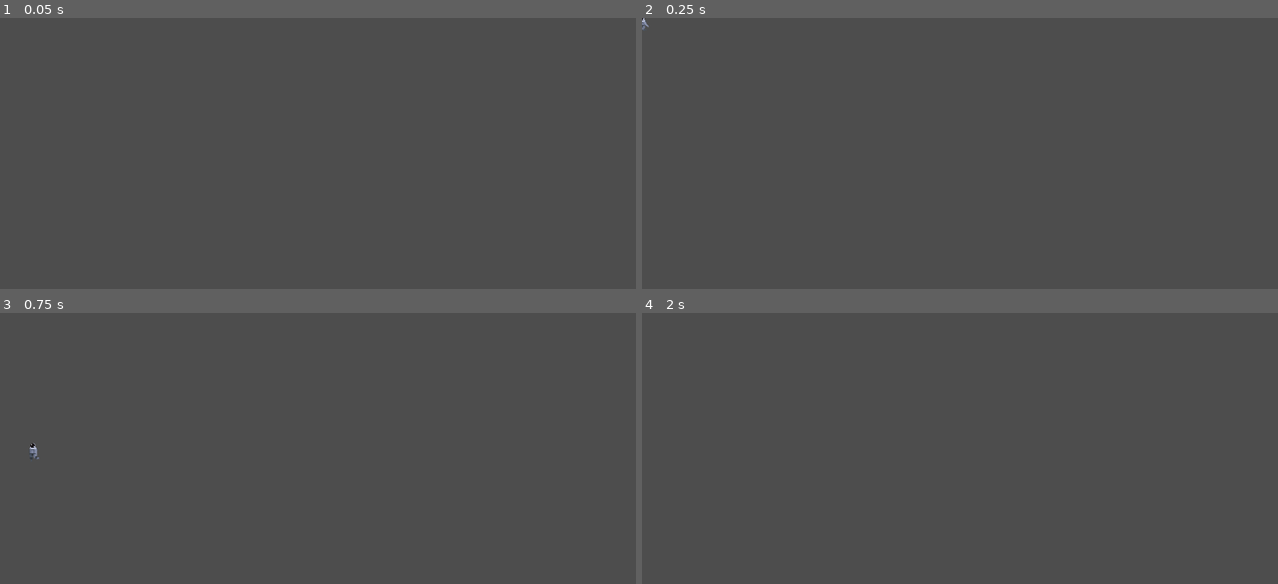
Above: before the commit, frames 1-4 (two rows, left to right).
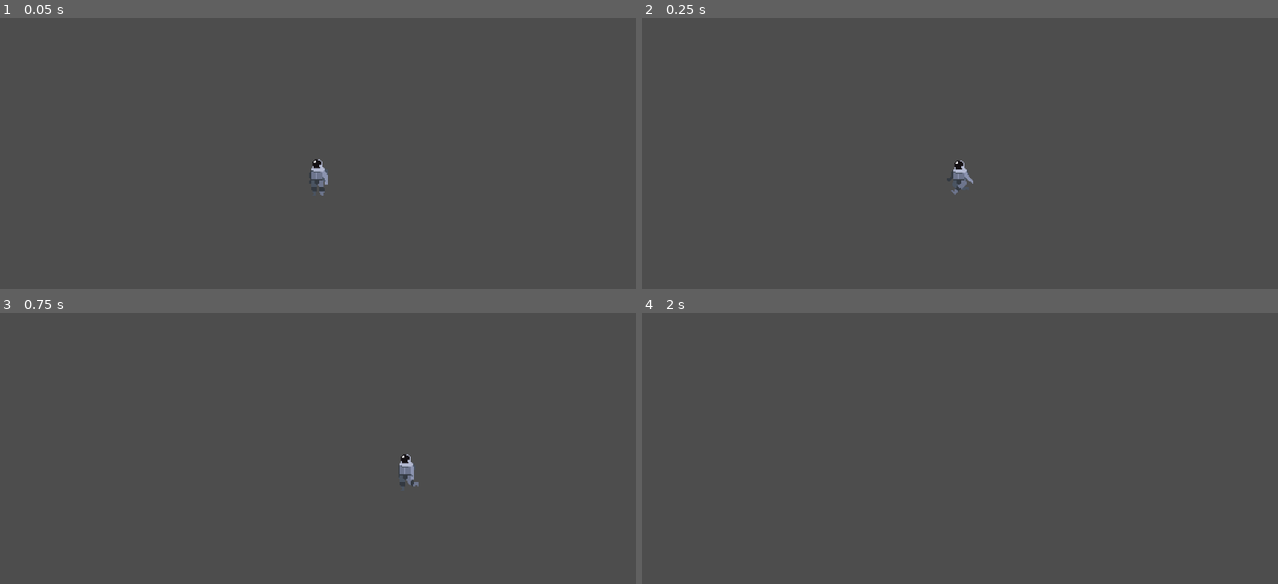
Above: after the commit, the same moments.

Repository: brycekrause/Planet-Heatwave
Game: Godot game, scene res://scenes/game.tscn
Same seed, same stepped clock (60 frames per second), same inputs: the game is played once before the commit and once after it.
Inputs:
- Up to frame 1 (0.05 s): no input
- Up to frame 2 (0.25 s): no input
- Up to frame 3 (0.75 s): tap Enter (ui_accept) at 0.5, 0.6 s; hold Right (ui_right) from 0.53 s (still down)
- Up to frame 4 (2 s): keep holding Right (ui_right); tap Enter (ui_accept) at 0.77, 1.07, 1.35, 1.52, 1.82 s

The runs differ from the first frame. In frame 1, 0.2% of the frame differs, in the area x 48-52%, y 52-66%; in frame 2, 0.2%; in frame 3, 0.3%, in the area x 4-66%, y 47-65%; in frame 4, nothing differs.

Commit message:
player movement

Diff:
--- a/planet-heatwave/project.godot
+++ b/planet-heatwave/project.godot
@@ -15,6 +15,33 @@
 config/features=PackedStringArray("4.3", "Forward Plus")
 config/icon="res://icon.svg"
 
+[input]
+
+move_left={
+"deadzone": 0.5,
+"events": [Object(InputEventKey,"resource_local_to_scene":false,"resource_name":"","device":0,"window_id":0,"alt_pressed":false,"shift_pressed":false,"ctrl_pressed":false,"meta_pressed":false,"pressed":false,"keycode":0,"physical_keycode":65,"key_label":0,"unicode":0,"location":0,"echo":false,"script":null)
+, Object(InputEventKey,"resource_local_to_scene":false,"resource_name":"","device":0,"window_id":0,"alt_pressed":false,"shift_pressed":false,"ctrl_pressed":false,"meta_pressed":false,"pressed":false,"keycode":0,"physical_keycode":4194319,"key_label":0,"unicode":0,"location":0,"echo":false,"script":null)
+]
+}
+move_right={
+"deadzone": 0.5,
+"events": [Object(InputEventKey,"resource_local_to_scene":false,"resource_name":"","device":0,"window_id":0,"alt_pressed":false,"shift_pressed":false,"ctrl_pressed":false,"meta_pressed":false,"pressed":false,"keycode":0,"physical_keycode":68,"key_label":0,"unicode":0,"location":0,"echo":false,"script":null)
+, Object(InputEventKey,"resource_local_to_scene":false,"resource_name":"","device":0,"window_id":0,"alt_pressed":false,"shift_pressed":false,"ctrl_pressed":false,"meta_pressed":false,"pressed":false,"keycode":0,"physical_keycode":4194321,"key_label":0,"unicode":0,"location":0,"echo":false,"script":null)
+]
+}
+move_up={
+"deadzone": 0.5,
+"events": [Object(InputEventKey,"resource_local_to_scene":false,"resource_name":"","device":0,"window_id":0,"alt_pressed":false,"shift_pressed":false,"ctrl_pressed":false,"meta_pressed":false,"pressed":false,"keycode":0,"physical_keycode":87,"key_label":0,"unicode":0,"location":0,"echo":false,"script":null)
+, Object(InputEventKey,"resource_local_to_scene":false,"resource_name":"","device":0,"window_id":0,"alt_pressed":false,"shift_pressed":false,"ctrl_pressed":false,"meta_pressed":false,"pressed":false,"keycode":0,"physical_keycode":4194320,"key_label":0,"unicode":0,"location":0,"echo":false,"script":null)
+]
+}
+move_down={
+"deadzone": 0.5,
+"events": [Object(InputEventKey,"resource_local_to_scene":false,"resource_name":"","device":0,"window_id":0,"alt_pressed":false,"shift_pressed":false,"ctrl_pressed":false,"meta_pressed":false,"pressed":false,"keycode":0,"physical_keycode":83,"key_label":0,"unicode":0,"location":0,"echo":false,"script":null)
+, Object(InputEventKey,"resource_local_to_scene":false,"resource_name":"","device":0,"window_id":0,"alt_pressed":false,"shift_pressed":false,"ctrl_pressed":false,"meta_pressed":false,"pressed":false,"keycode":0,"physical_keycode":4194322,"key_label":0,"unicode":0,"location":0,"echo":false,"script":null)
+]
+}
+
 [rendering]
 
 textures/canvas_textures/default_texture_filter=0
--- a/planet-heatwave/scenes/game.tscn
+++ b/planet-heatwave/scenes/game.tscn
@@ -5,3 +5,7 @@
 [node name="Game" type="Node2D"]
 
 [node name="CharacterBody2D" parent="." instance=ExtResource("1_3jyop")]
+
+[node name="Camera2D" type="Camera2D" parent="."]
+scale = Vector2(50, 50)
+zoom = Vector2(2, 2)
--- a/planet-heatwave/scripts/player.gd
+++ b/planet-heatwave/scripts/player.gd
@@ -1,25 +1,11 @@
 extends CharacterBody2D
 
+@export var speed = 400
 
-const SPEED = 300.0
-const JUMP_VELOCITY = -400.0
+func get_input():
+	var input_direction = Input.get_vector("move_left", "move_right", "move_up", "move_down")
+	velocity = input_direction * speed
 
-
-func _physics_process(delta: float) -> void:
-	# Add the gravity.
-	if not is_on_floor():
-		velocity += get_gravity() * delta
-
-	# Handle jump.
-	if Input.is_action_just_pressed("ui_accept") and is_on_floor():
-		velocity.y = JUMP_VELOCITY
-
-	# Get the input direction and handle the movement/deceleration.
-	# As good practice, you should replace UI actions with custom gameplay actions.
-	var direction := Input.get_axis("ui_left", "ui_right")
-	if direction:
-		velocity.x = direction * SPEED
-	else:
-		velocity.x = move_toward(velocity.x, 0, SPEED)
-
+func _physics_process(delta):
+	get_input()
 	move_and_slide()
Not shown, added: planet-heatwave/scenes/plaC092.tmp
Not shown, added: planet-heatwave/scenes/plaE050.tmp
